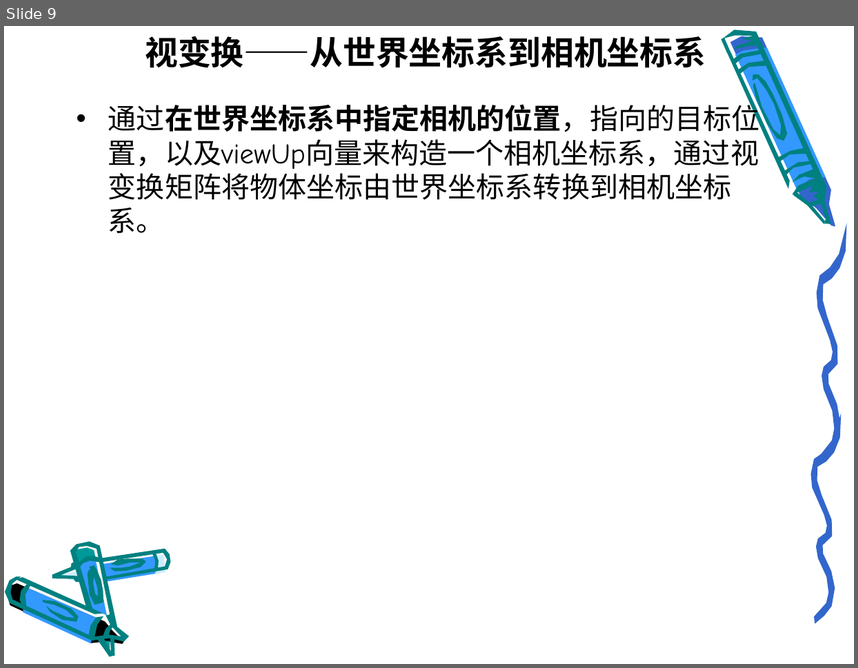
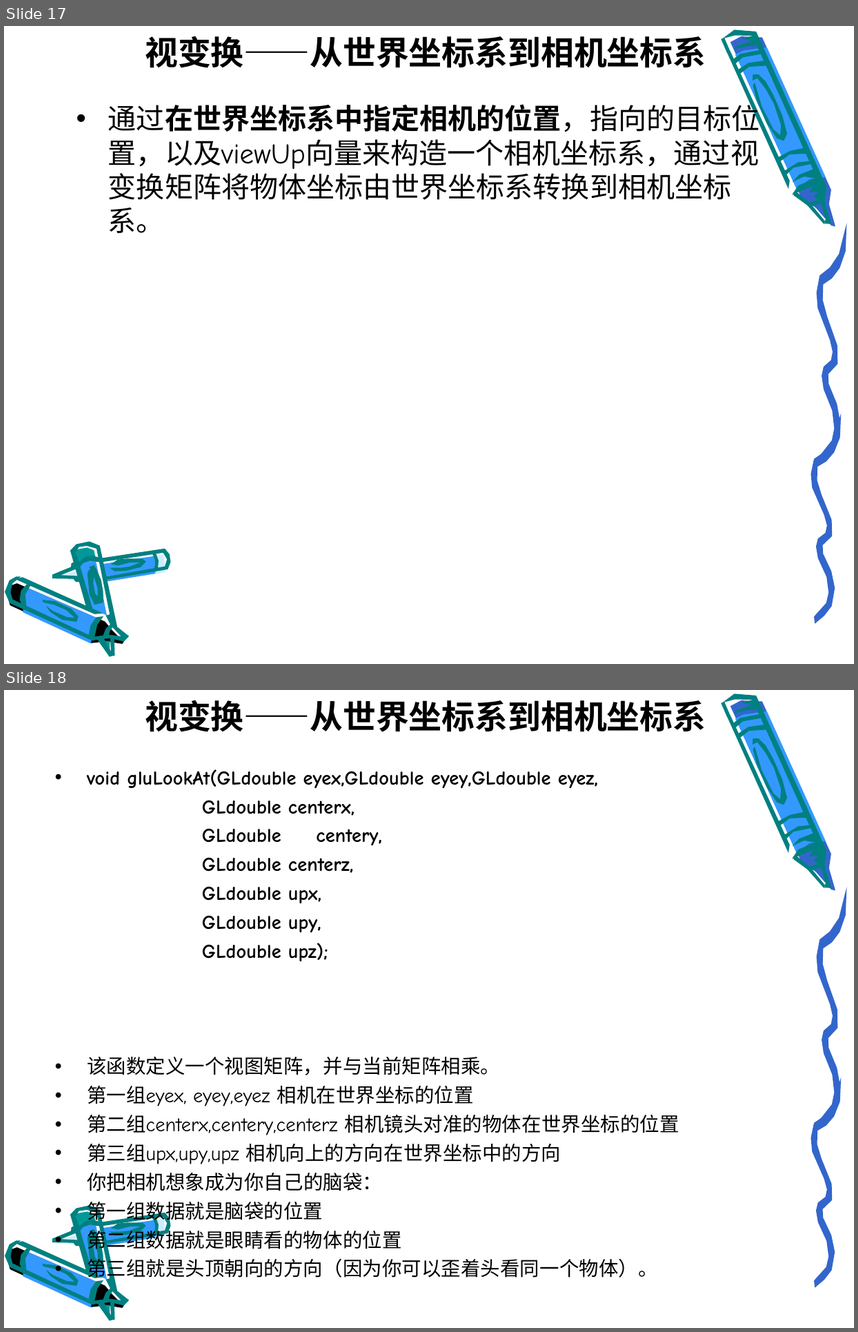
Before and after one commit to gudianxiaoshuo/openglES, a slide deck: PPT/模型转换.ppt. Shown one above the other, each under a label of ours: slide 9 before the commit, slides 17 and 18 after it. The pictures are 858x668 and 858x1332 pixels, drawn with LibreOffice and Linux fonts; fonts in the diff are those of the drawing; background and template pictures are left out. Boxes give left, top, right and bottom in pixels: in the first picture for what was removed or moved away, otherwise in the second. Text is boxed around its words. In the diff, an @@ line names an element or a change of style, - is before the commit and + after.

Commit message:
模型变换PPT

```diff
--- a/PPT/模型转换.ppt
+++ b/PPT/模型转换.ppt
@@ slide 18 added at [4, 690, 854, 1328], background picture (left out); not listed: 37 template elements that a slide beside it also shows @@
@@ title added at [145, 700, 706, 732], 28 pt, text #000000, bold @@
+视变换——从世界坐标系到相机坐标系
@@ text added at [87, 769, 680, 1281], 16.6 pt, text #000000 @@
+• void gluLookAt(GLdouble eyex,GLdouble eyey,GLdouble eyez,
+GLdouble centerx,
+GLdouble centery,
+GLdouble centerz,
+GLdouble upx,
+GLdouble upy,
+GLdouble upz);
+• 该函数定义一个视图矩阵，并与当前矩阵相乘。
+• 第一组eyex, eyey,eyez 相机在世界坐标的位置
+• 第二组centerx,centery,centerz 相机镜头对准的物体在世界坐标的位置
+• 第三组upx,upy,upz 相机向上的方向在世界坐标中的方向
+• 你把相机想象成为你自己的脑袋：
+• 第一组数据就是脑袋的位置
+• 第二组数据就是眼睛看的物体的位置
+• 第三组就是头顶朝向的方向（因为你可以歪着头看同一个物体）。
@@ what was slide 9 is now slide 17 @@
```
Also in this commit, not shown: 11 slides changed, 14 other slides added, 70 slides removed.
